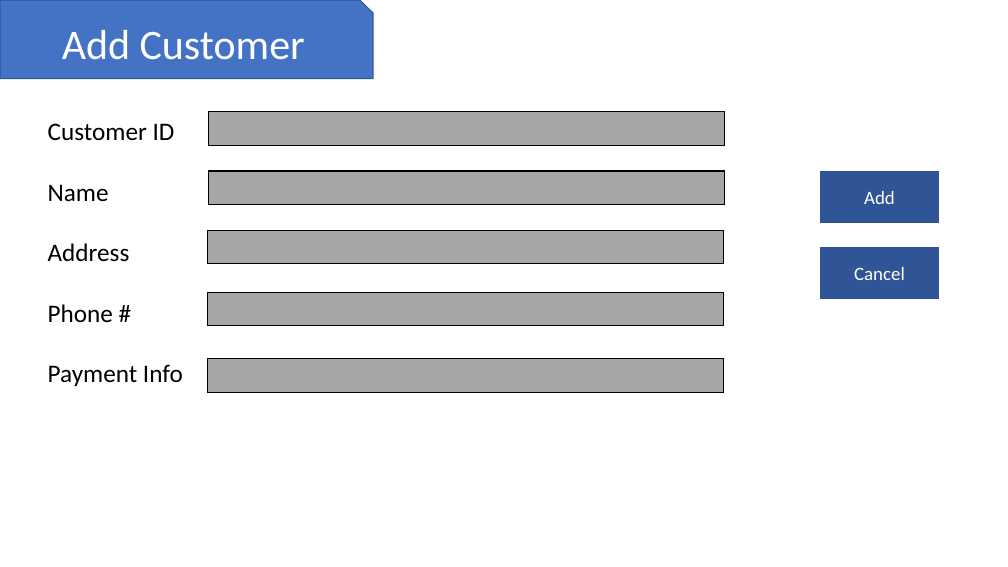
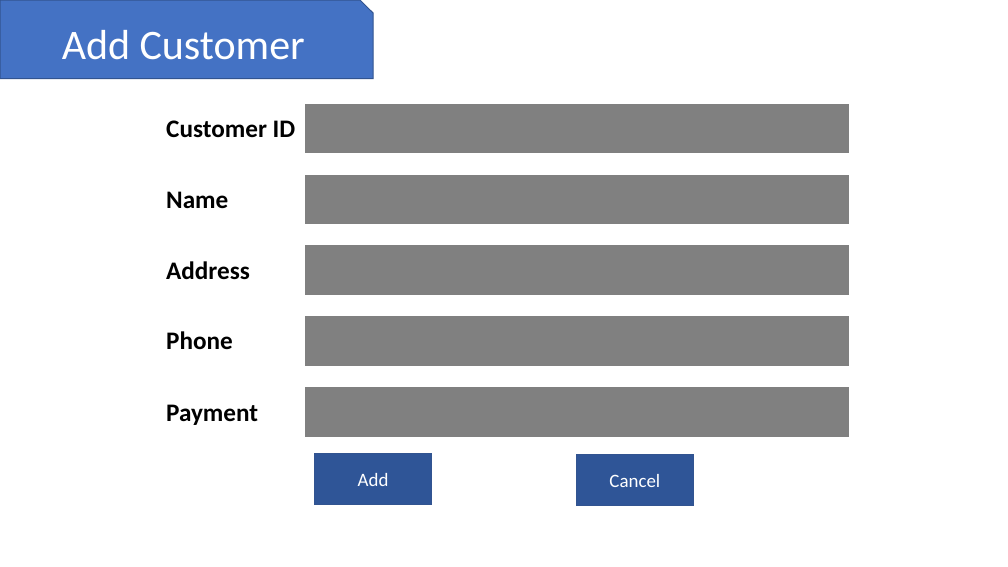
Before and after one commit to connor3johnston/modeling_and_design, a slide deck: slide 8 of Activity6/Activity6.pptx. Drawn at 1008x567 pixels with LibreOffice and Linux fonts; fonts in the diff are those of the drawing. Boxes give left, top, right and bottom in pixels: in the first picture for what was removed or moved away, otherwise in the second. Text is boxed around its words. In the diff, an @@ line names an element or a change of style, - is before the commit and + after.

```diff
--- a/Activity6/Activity6.pptx
+++ b/Activity6/Activity6.pptx
@@ table added at <box>159,104,849,155</box>, 1 rows, 2 columns @@
+Customer ID | 
@@ rectangle removed at <box>208,112,724,145</box> @@
@@ text removed at <box>48,123,183,386</box> @@
-Customer ID
-Name
-Address
-Phone #
-Payment Info
@@ table added at <box>159,174,849,225</box>, 1 rows, 2 columns @@
+Name | 
@@ rectangle removed at <box>208,171,724,204</box> @@
@@ rectangle removed at <box>207,231,724,264</box> @@
@@ table added at <box>159,245,849,296</box>, 1 rows, 2 columns @@
+Address | 
@@ rectangle removed at <box>207,293,724,326</box> @@
@@ table added at <box>159,316,849,368</box>, 1 rows, 2 columns @@
+Phone | 
@@ rectangle removed at <box>207,359,724,392</box> @@
@@ table added at <box>159,387,849,439</box>, 1 rows, 2 columns @@
+Payment | 
@@ rectangle "Add": place and size @@
-rectangle "Add" at <box>821,171,938,222</box>
+rectangle "Add" at <box>315,453,432,504</box>
@@ rectangle "Cancel": place and size @@
-rectangle "Cancel" at <box>821,247,938,299</box>
+rectangle "Cancel" at <box>576,455,693,507</box>
```
Also in this commit, not shown: 3 other slides changed, 7 slides added, 4 slides removed, 3 other files.
